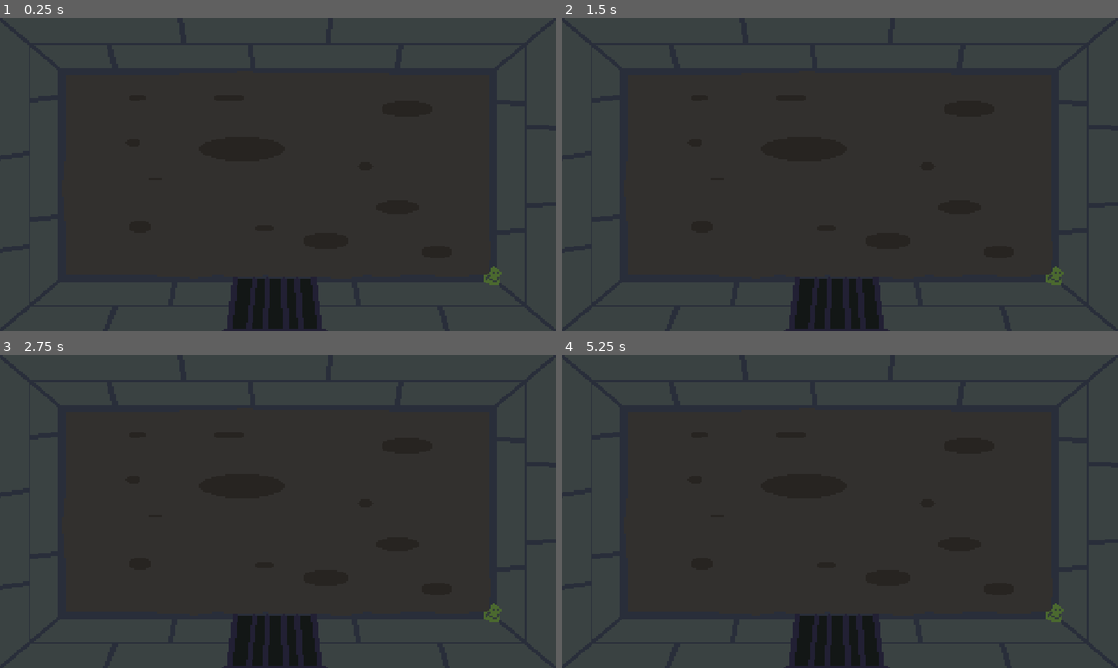
Above: before the commit, frames 1-4 (two rows, left to right).
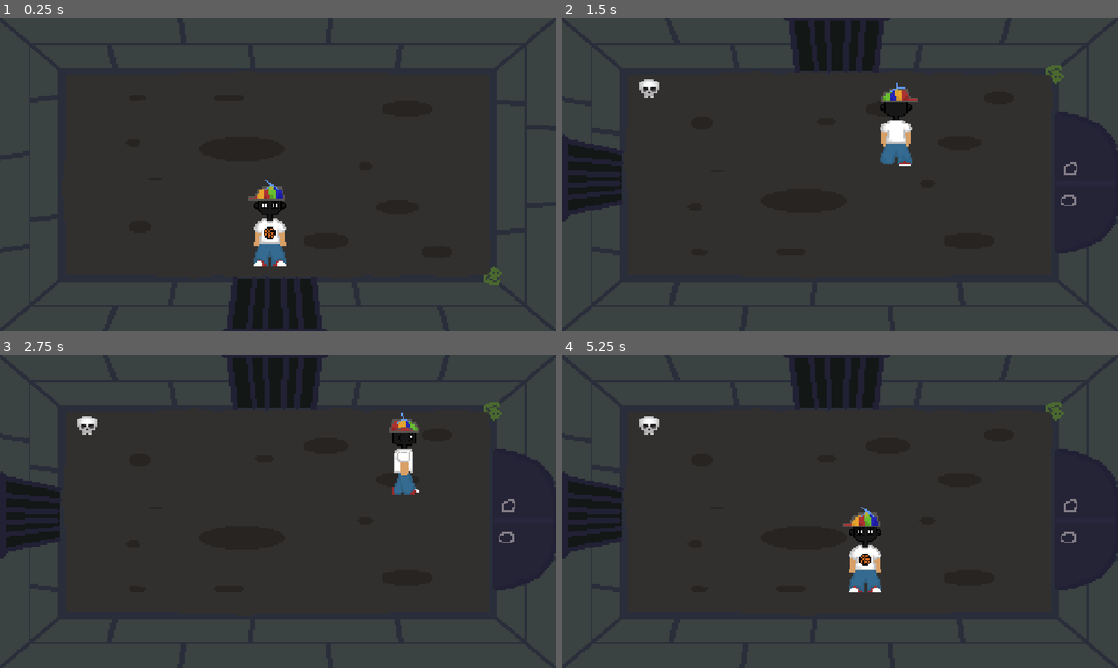
Above: after the commit, the same moments.

Repository: Skeleblob/BraveMathie
Game: Godot game, scene res://SpriteSheets/Scenes/EnemyRoom/TopRoom.tscn
Two runs of this game, one before a commit and one after it. Both use one fixed random seed, a clock stepped at 60 frames per second and the inputs below. This scene is started directly instead of the project's main scene.
Inputs:
- Up to frame 1 (0.25 s): no input
- Up to frame 2 (1.5 s): tap Enter at 0.5 s; hold D (walk_right) 0.53-1.28 s; hold S (walk_front) 0.53-1.28 s; hold W (walk_back) from 1.28 s (still down); tap S (walk_front) at 1.35 s
- Up to frame 3 (2.75 s): release W (walk_back) at 2.03 s; hold D (walk_right) from 2.03 s (still down); hold S (walk_front) from 2.03 s (still down)
- Up to frame 4 (5.25 s): release S (walk_front) at 2.78 s; tap S (walk_front) at 2.85, 4.35 s; release D (walk_right) at 3.53 s; hold S (walk_front) 3.53-4.28 s; hold A (walk_left) 3.53-5.03 s; hold W (walk_back) from 5.03 s (still down); hold S (walk_front) from 5.03 s (still down)

The runs differ from the first frame. In frame 1, 1.3% of the frame differs, in the area x 44-52%, y 51-80%; in frame 2, 13%; in frame 3, 12%; in frame 4, 13%, in the area x 0-100%, y 0-100%.

Commit message:
Added left door + changes to doors
bruzzah

Diff:
--- a/brave-mathie/Scripts/Doors/doors.gd
+++ b/brave-mathie/Scripts/Doors/doors.gd
@@ -2,15 +2,14 @@
 
 class_name Door
 
+@export var door_tag: String
 @export var destination_level_tag: String
 @export var destination_door_tag: String
 @export var spawn_direction = "up"
 
-@onready var spawn = $Spawn
+@onready var spawn: Marker2D = $Spawn
 
-# The player can spawn overlapping the door it arrived at (its collision shape
-# sits below the origin), so ignore triggers for a moment to avoid bouncing
-# straight back to the room we just came from.
+
 var _immune_until_ms: int = 0
 
 
--- a/brave-mathie/Scripts/Level.gd
+++ b/brave-mathie/Scripts/Level.gd
@@ -2,29 +2,47 @@
 
 
 func _ready() -> void:
-	if NavigationManager.spawn_door_tag != null:
-		await get_tree().process_frame
-		_on_level_spawn(NavigationManager.spawn_door_tag)
+
+	if NavigationManager.spawn_door_tag == null:
+		return
 
 
-func _on_level_spawn(_destination_tag: String) -> void:
-	var door: Door = _find_door(get_tree().current_scene)
+	call_deferred("_spawn_player_at_door")
+
+
+func _spawn_player_at_door() -> void:
+	var destination_tag: String = NavigationManager.spawn_door_tag
+
+	var door: Door = _find_door(
+		get_tree().current_scene,
+		destination_tag
+	)
 
 	if door == null:
-		push_error("Could not find a door to spawn the player at")
+		push_error(
+			"Could not find door with tag: " + destination_tag
+		)
 		return
 
-	NavigationManager.trigger_player_spawn(door.spawn.global_position, door.spawn_direction)
+	NavigationManager.trigger_player_spawn(
+		door.spawn.global_position,
+		door.spawn_direction
+	)
+
 	door.grant_spawn_immunity(0.4)
+
 
 	NavigationManager.spawn_door_tag = null
 
 
-func _find_door(node: Node) -> Door:
-	if node is Door:
+func _find_door(node: Node, target_tag: String) -> Door:
+	if node is Door and node.door_tag == target_tag:
 		return node
+
 	for child: Node in node.get_children():
-		var found: Door = _find_door(child)
+		var found: Door = _find_door(child, target_tag)
+
 		if found != null:
 			return found
+
 	return null
--- a/brave-mathie/Scripts/Navigation_Manager.gd
+++ b/brave-mathie/Scripts/Navigation_Manager.gd
@@ -3,6 +3,7 @@
 
 const scene_StarterRoom = preload("res://SpriteSheets/Scenes/StarterRoom/StarterRoom.tscn")
 const scene_TopRoom = preload("res://SpriteSheets/Scenes/EnemyRoom/TopRoom.tscn")
+const scene_LeftRoom = preload("res://SpriteSheets/Scenes/ItemRoom/LeftRoom.tscn")
 
 signal on_trigger_player_spawn
 
@@ -16,6 +17,8 @@
 			scene_to_load = scene_StarterRoom
 		"TopRoom":
 			scene_to_load = scene_TopRoom
+		"LeftRoom":
+			scene_to_load = scene_LeftRoom
 
 	if scene_to_load != null:
 		spawn_door_tag = destination_tag
--- a/brave-mathie/SpriteSheets/Scenes/EnemyRoom/TopRoom.tscn
+++ b/brave-mathie/SpriteSheets/Scenes/EnemyRoom/TopRoom.tscn
@@ -54,8 +54,9 @@
 
 [node name="Doors" parent="Node" unique_id=1765760922 instance=ExtResource("2_1kmu6")]
 position = Vector2(509, 535)
+door_tag = "TopDoor2"
 destination_level_tag = "StarterRoom"
-destination_door_tag = "Starter"
+destination_door_tag = "TopDoor"
 
 [node name="CollisionShape2D" parent="Node/Doors" index="0" unique_id=130718312]
 position = Vector2(59, 81)
@@ -64,6 +65,7 @@
 position = Vector2(57, -130)
 
 [node name="player" parent="." unique_id=548740340 instance=ExtResource("3_3ww80")]
+position = Vector2(555.99994, 423.99997)
 scale = Vector2(1.75, 1.75)
 motion_mode = 1
 
--- /dev/null
+++ b/brave-mathie/SpriteSheets/Scenes/ItemRoom/LeftRoom.tscn
@@ -0,0 +1,70 @@
+[gd_scene format=3 uid="uid://c18r5g0aqwkyp"]
+
+[ext_resource type="Texture2D" uid="uid://rj67wqvn4snj" path="res://SpriteSheets/Scenes/ItemRoom/Leftroom.png" id="1_qd7dt"]
+[ext_resource type="PackedScene" uid="uid://cxky8h3pniwdv" path="res://Scripts/Doors/Doors.tscn" id="2_o33c5"]
+[ext_resource type="PackedScene" uid="uid://j4e0j6ctqbbg" path="res://SpriteSheets/game/Player.tscn" id="3_o33c5"]
+
+[sub_resource type="RectangleShape2D" id="RectangleShape2D_jbm5b"]
+size = Vector2(293.96106, 29.423073)
+
+[sub_resource type="RectangleShape2D" id="RectangleShape2D_x4tuf"]
+size = Vector2(34.025974, 196.6923)
+
+[sub_resource type="RectangleShape2D" id="RectangleShape2D_m3m1w"]
+size = Vector2(299.15585, 30.769234)
+
+[sub_resource type="RectangleShape2D" id="RectangleShape2D_wn325"]
+size = Vector2(28.311646, 203.38463)
+
+[node name="LeftRoom" type="Node2D" unique_id=413198310]
+
+[node name="Sprite2D" type="Sprite2D" parent="." unique_id=809316366]
+texture_filter = 1
+position = Vector2(575, 325)
+scale = Vector2(3.85, 3.25)
+texture = ExtResource("1_qd7dt")
+
+[node name="BottomWallBody" type="StaticBody2D" parent="Sprite2D" unique_id=176266762]
+
+[node name="CollisionShape2D" type="CollisionShape2D" parent="Sprite2D/BottomWallBody" unique_id=1518900841]
+position = Vector2(0.8117218, -83.94231)
+shape = SubResource("RectangleShape2D_jbm5b")
+
+[node name="leftWallBody" type="StaticBody2D" parent="Sprite2D" unique_id=733128910]
+
+[node name="CollisionShape2D" type="CollisionShape2D" parent="Sprite2D/leftWallBody" unique_id=1689690398]
+position = Vector2(-132.85715, -0.5)
+shape = SubResource("RectangleShape2D_x4tuf")
+
+[node name="rightWallBody" type="StaticBody2D" parent="Sprite2D" unique_id=1160694573]
+
+[node name="CollisionShape2D" type="CollisionShape2D" parent="Sprite2D/rightWallBody" unique_id=1356007835]
+position = Vector2(1.850647, 83.38463)
+shape = SubResource("RectangleShape2D_m3m1w")
+
+[node name="topWallBody" type="StaticBody2D" parent="Sprite2D" unique_id=629500406]
+
+[node name="CollisionShape2D" type="CollisionShape2D" parent="Sprite2D/topWallBody" unique_id=1797104907]
+position = Vector2(137.013, 1.0769272)
+shape = SubResource("RectangleShape2D_wn325")
+
+[node name="Node" type="Node" parent="." unique_id=1151468733]
+
+[node name="Doors" parent="Node" unique_id=1765760922 instance=ExtResource("2_o33c5")]
+door_tag = "RightDoor"
+destination_level_tag = "StarterRoom"
+destination_door_tag = "LeftDoor"
+spawn_direction = "left"
+
+[node name="CollisionShape2D" parent="Node/Doors" index="0" unique_id=130718312]
+position = Vector2(1090, 331)
+
+[node name="Spawn" parent="Node/Doors" index="1" unique_id=79308912]
+position = Vector2(993, 339)
+
+[node name="player" parent="." unique_id=548740340 instance=ExtResource("3_o33c5")]
+position = Vector2(925.99994, 306.99997)
+scale = Vector2(1.75, 1.75)
+motion_mode = 1
+
+[editable path="Node/Doors"]
--- a/brave-mathie/SpriteSheets/Scenes/StarterRoom/StarterRoom.tscn
+++ b/brave-mathie/SpriteSheets/Scenes/StarterRoom/StarterRoom.tscn
@@ -51,15 +51,29 @@
 shape = SubResource("RectangleShape2D_fofcl")
 
 [node name="player" parent="." unique_id=548740340 instance=ExtResource("2_vd3n1")]
-position = Vector2(474, 215)
+position = Vector2(575.99994, 287)
 scale = Vector2(1.75, 1.75)
 motion_mode = 1
 
-[node name="TopDoor" parent="." instance=ExtResource("4_door")]
+[node name="TopDoor" parent="." unique_id=335304242 instance=ExtResource("4_door")]
 position = Vector2(511, -24)
+door_tag = "TopDoor"
 destination_level_tag = "TopRoom"
-destination_door_tag = "Top"
+destination_door_tag = "TopDoor2"
 spawn_direction = "down"
 
-[node name="Spawn" parent="TopDoor" index="1"]
-position = Vector2(58, 180)
+[node name="Spawn" parent="TopDoor" index="1" unique_id=79308912]
+position = Vector2(59, 163)
+
+[node name="Doors" parent="." unique_id=1765760922 instance=ExtResource("4_door")]
+position = Vector2(14, 264)
+door_tag = "LeftDoor"
+destination_level_tag = "LeftRoom"
+destination_door_tag = "RightDoor"
+spawn_direction = "right"
+
+[node name="Spawn" parent="Doors" index="1" unique_id=79308912]
+position = Vector2(150, 63)
+
+[editable path="TopDoor"]
+[editable path="Doors"]
